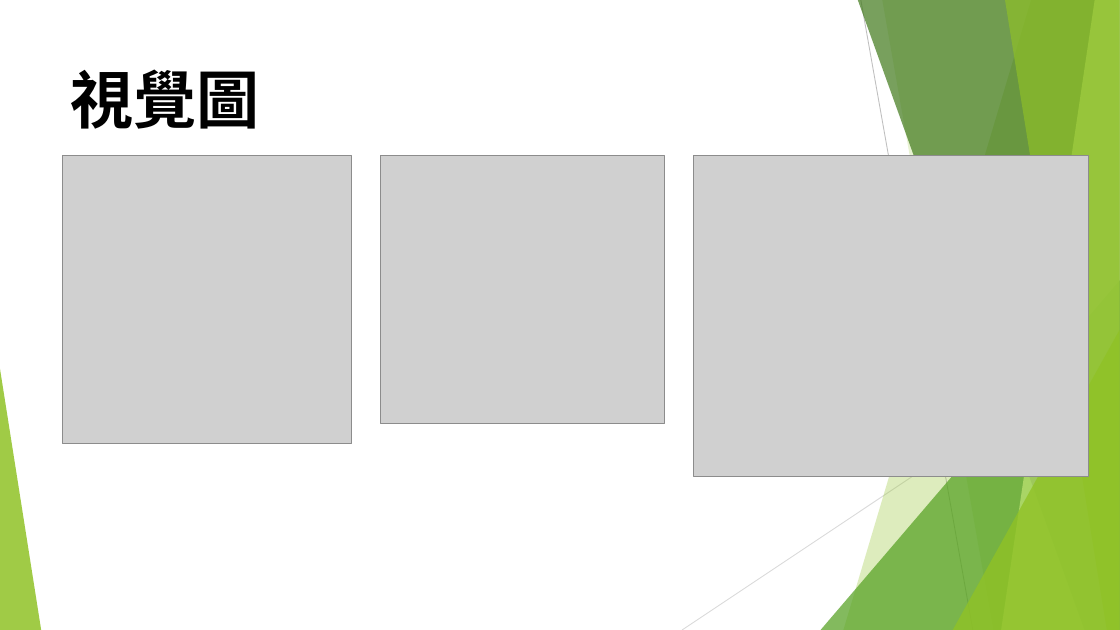
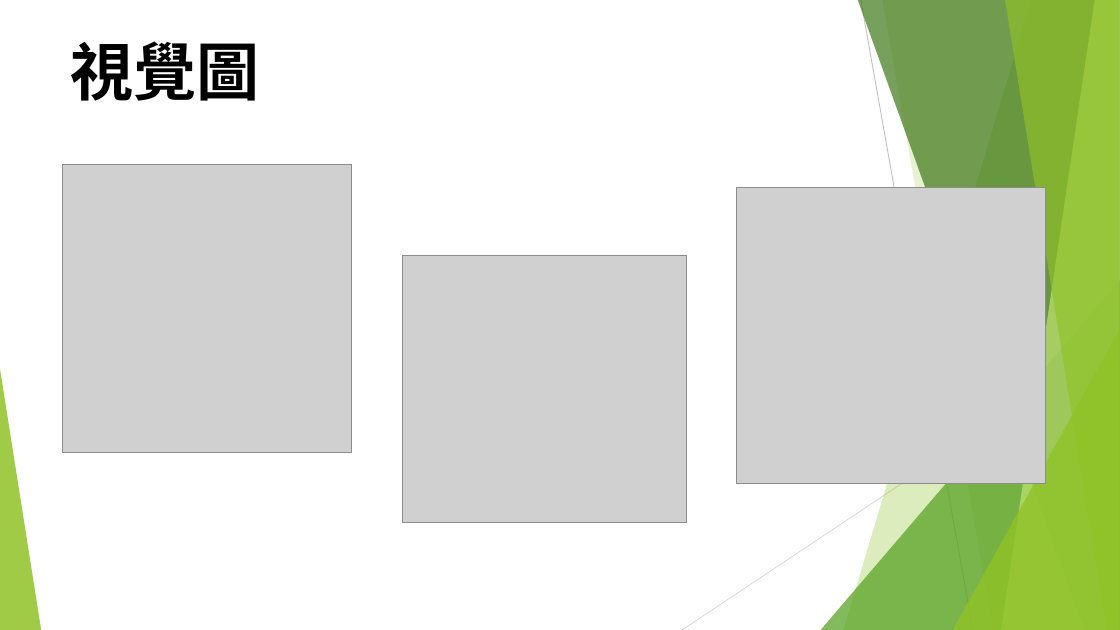
Before and after one commit to johnson0903/F2E-Midterm, a slide deck: slide 9 of midterm-ppt/期中報告.pptx. Drawn at 1120x630 pixels with LibreOffice and Linux fonts; fonts in the diff are those of the drawing; grey boxes stand for pictures. Boxes give left, top, right and bottom in pixels: in the first picture for what was removed or moved away, otherwise in the second. Text is boxed around its words. In the diff, an @@ line names an element or a change of style, - is before the commit and + after.

```diff
--- a/midterm-ppt/期中報告.pptx
+++ b/midterm-ppt/期中報告.pptx
@@ title "視覺圖": place and size @@
-title "視覺圖" at [71,69,260,129]
+title "視覺圖" at [71,41,260,101]
@@ picture: place and size @@
-picture at [62,155,352,444]
+picture at [62,165,352,453]
@@ picture: place and size @@
-picture at [693,155,1088,476]
+picture at [737,187,1045,483]
@@ picture: place and size @@
-picture at [381,155,665,423]
+picture at [402,255,686,523]
```
Also in this commit, not shown: 6 other slides changed, 40 other files.
